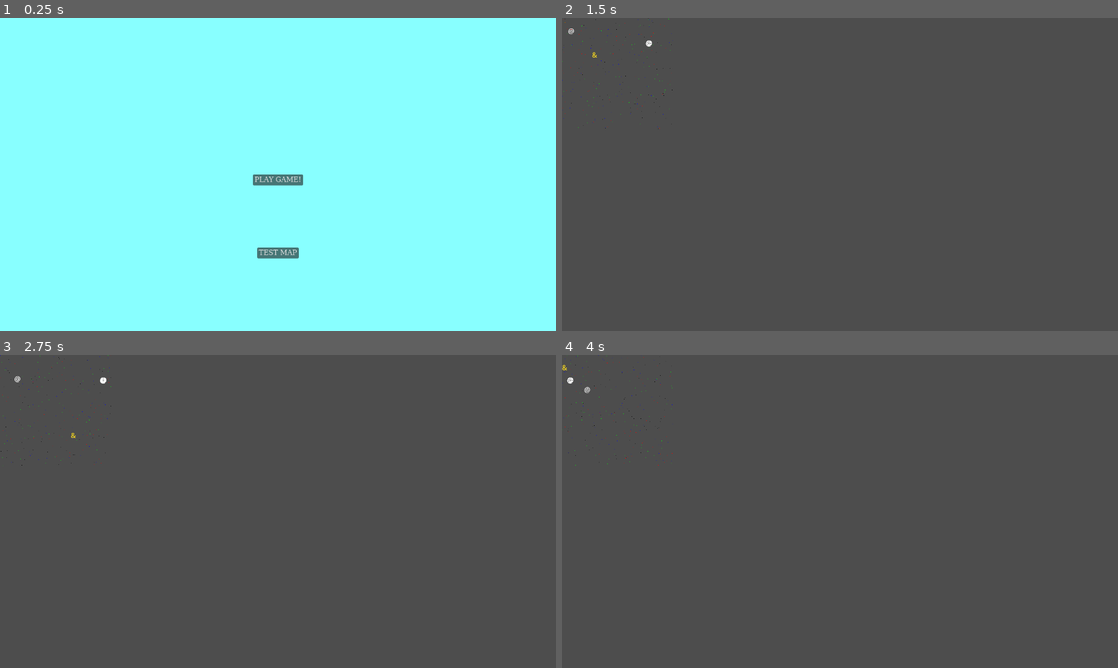
Above: before the commit, frames 1-4 (two rows, left to right).
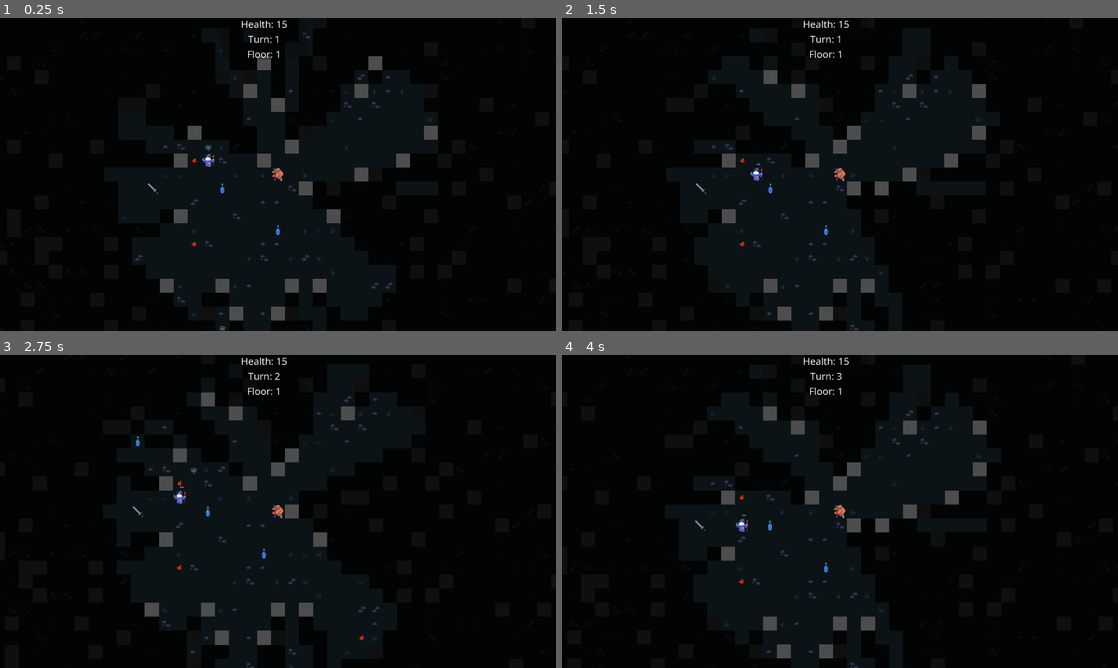
Above: after the commit, the same moments.

Repository: langel/ipsylial
Game: Godot game, scene res://scenes/game.tscn
The game is run twice, just before and just after one commit, with the same random seed, the same clock (stepped at 60 frames per second) and the same inputs. Before the commit the project starts from res://scenes/main.tscn.
Inputs (mouse positions are in pixels of both pictures, inside the frame that each line leads up to):
- Up to frame 1 (0.25 s): no input
- Up to frame 2 (1.5 s): click (840, 180) at 0.5 s, where only the run before the commit has a clickable "PLAY GAME!"; move the mouse to (962, 158) at 1.27 s; hold D (move_right) from 1.28 s (still down); tap Space (space) at 1.35 s
- Up to frame 3 (2.75 s): tap Enter at 2 s; move the mouse to (166, 527) at 2.02 s; release D (move_right) at 2.03 s; hold S (move_down) from 2.03 s (still down); tap Mouse wheel up (zoom_in) at 2.1 s
- Up to frame 4 (4 s): tap Space (space) at 2.75, 3.6 s; move the mouse to (895, 442) at 2.77 s; release S (move_down) at 2.78 s; hold D (move_right) 2.78-3.53 s; tap Mouse wheel down (zoom_out) at 2.85 s; move the mouse to (812, 574) at 3.52 s; hold W (move_up) from 3.53 s (still down)

The runs differ from the first frame. In frame 1, 100% of the frame differs, in the area x 0-100%, y 0-100%; in frame 2, 98%; in frame 3, 98%; in frame 4, 98%.

Commit message:
refactored tile type enum

Diff:
--- a/9_level_dungeon_gen.gd
+++ b/9_level_dungeon_gen.gd
@@ -3,9 +3,16 @@
 var dung: Dungeon
 var data = []
 
-
-var sine_test = 0.01
-var sine2 = 0
+var colors = [
+	Color.LIME_GREEN,
+	Color.HOT_PINK,
+	Color.BISQUE,
+	Color.DARK_GREEN,
+	Color.SADDLE_BROWN,
+	Color.SANDY_BROWN,
+	Color.BLACK,
+	Color.CORNFLOWER_BLUE,
+]
 
 # Called when the node enters the scene tree for the first time.
 func _ready() -> void:
@@ -20,11 +27,7 @@
 		var l_y = floor(l / 3) * dung.height * 2.4 + 30
 		for x in range(dung.width):
 			for y in range(dung.height):
-				draw_rect(Rect2(x*2+l_x,y*2+l_y,2,2), dung.colors[data[l][x][y]])
-	sine_test += 0.17
-	sine2 += 1
-	sine2 %= 100
-	$"debug".text = str(cos((sine2/100.0)*PI)*50).pad_decimals(3)
+				draw_rect(Rect2(x*2+l_x,y*2+l_y,2,2), colors[data[l][x][y]])
 
 
 # Called every frame. 'delta' is the elapsed time since the previous frame.
--- a/project.godot
+++ b/project.godot
@@ -11,7 +11,7 @@
 [application]
 
 config/name="ipsylial"
-run/main_scene="res://scenes/main.tscn"
+run/main_scene="res://scenes/game.tscn"
 config/features=PackedStringArray("4.3", "GL Compatibility")
 boot_splash/bg_color=Color(0.0705882, 0.054902, 0.0823529, 1)
 boot_splash/image="res://assets/loblast logo.png"
--- a/scenes/game.gd
+++ b/scenes/game.gd
@@ -339,7 +339,7 @@
 	for i in range(0, GameState.map.height):
 		for j in range(0, GameState.map.width):
 			var texture_coords = Vector2i(0,8)
-			if (GameState.map.tiles[j][i].type == Tile.TileType.FLOOR):
+			if (GameState.map.tiles[j][i].type == Tile.types.floor):
 				texture_coords = get_random_floor_tile()
 			ground_tile_map.set_cell(Vector2i(j, i), 1, texture_coords, 0)
 
@@ -515,4 +515,4 @@
 
 func is_tile_wall(pos: Vector2) -> bool:
 	""" Check if a given tile is a wall """
-	return GameState.map.tiles[pos.x][pos.y].type == Tile.TileType.WALL or GameState.map.tiles[pos.x][pos.y].type == Tile.TileType.AIR
+	return GameState.map.tiles[pos.x][pos.y].type == Tile.types.wall or GameState.map.tiles[pos.x][pos.y].type == Tile.types.water
--- a/scripts/dungeon.gd
+++ b/scripts/dungeon.gd
@@ -1,32 +1,12 @@
 class_name Dungeon
 extends Node
+
+var tile := Tile.types
 
 
 var levels = 9
 var width = 144
 var height = 96
-
-enum tile {
-	acid,
-	door,
-	floor,
-	forrest,
-	stair_down,
-	stair_up,
-	wall,
-	water,
-}
-
-var colors = [
-	Color.LIME_GREEN,
-	Color.HOT_PINK,
-	Color.BISQUE,
-	Color.DARK_GREEN,
-	Color.SADDLE_BROWN,
-	Color.SANDY_BROWN,
-	Color.BLACK,
-	Color.CORNFLOWER_BLUE,
-]
 
 
 const DEFAULT_RNG_POS = 0x13371ee7
@@ -65,7 +45,6 @@
 	var s = 0
 	var d
 	var r
-
 
 	# level 1 - outside - walls are trees and flowers
 	level_fill(data[0], tile.forrest)
@@ -274,7 +253,7 @@
 	level_carve_hallway(data[8], Vector2(115, 7), true, 1, 27, Vector2(3,3), Vector2(17,5))
 	level_carve_hallway(data[8], Vector2(10, 70), false, 5, 17, Vector2(3,7), Vector2(5, 5))
 
-func level_arc(data: Array, origin: Vector2, start: int, end: int, radius: int, width: int, tile_type: tile):
+func level_arc(data: Array, origin: Vector2, start: int, end: int, radius: int, width: int, tile_type: int):
 	var d = start if (start < end) else end
 	for i in width:
 		if (start > end):
@@ -284,7 +263,7 @@
 			for j in (end - start):
 				data_write(data, origin.x + sin(((start+j)/360.0)*TAU)*(radius+i), origin.y + cos(((start+j)/360.0)*TAU)*(radius+i), tile_type)
 
-func level_arc_fine(data: Array, origin: Vector2, start: int, end: int, radius: int, width: int, tile_type: tile):
+func level_arc_fine(data: Array, origin: Vector2, start: int, end: int, radius: int, width: int, tile_type: int):
 	var d = start if (start < end) else end
 	for i in width:
 		if (start > end):
@@ -295,7 +274,7 @@
 				data_write(data, origin.x + sin(((start+j)/1000.0)*TAU)*(radius+i), origin.y + cos(((start+j)/1000.0)*TAU)*(radius+i), tile_type)
 
 
-func level_fill(data: Array, type: tile):
+func level_fill(data: Array, type: int):
 	for x in width:
 		for y in height:
 			data[x][y] = type
@@ -305,7 +284,7 @@
 	for i in amount:
 		data[rect.position.x+(rng_next_int()%int(rect.size.x))][rect.position.y+(rng_next_int()%int(rect.size.y))] = type
 
-func level_fill_ovoid(data: Array, rect: Rect2, tile_type: tile):
+func level_fill_ovoid(data: Array, rect: Rect2, tile_type: int):
 	var mid = rect.size.x / 2
 	for y in rect.size.y:
 		var length = sin((y / rect.size.y)*PI)
@@ -329,7 +308,7 @@
 					data[x+rect.position.x+mid][y+rect.position.y] = tile.floor
 					data[(mid-x)+rect.position.x][y+rect.position.y] = tile.floor
 
-func level_fill_rounded(data: Array, rect: Rect2, tile_type: tile):
+func level_fill_rounded(data: Array, rect: Rect2, tile_type: int):
 	var mid = rect.size.x / 2
 	for a in 180:
 		var length = ceil((sin((a/180.0)*PI) * 0.5 + 0.5) * mid)
--- a/scripts/game_state.gd
+++ b/scripts/game_state.gd
@@ -7,6 +7,7 @@
 
 const DEFAULT_RNG_POS = 0x13371ee7
 const TILE_SIZE: int = 32
+const tile_types = Tile.types
 
 var disable_fog = false
 
@@ -149,7 +150,7 @@
 
 	if new_pos.x < 0 or new_pos.x >= map.width or new_pos.y < 0 or new_pos.y >= map.height:
 		return false
-	if map.tiles[new_pos.x][new_pos.y].type != Tile.TileType.FLOOR:
+	if map.tiles[new_pos.x][new_pos.y].type != tile_types.floor:
 		return false
 	if !player_can_move_here(new_pos):
 		return false
@@ -232,7 +233,7 @@
 			var tile_id = map.tiles[x][y].type
 
 			# Only add walkable tiles (FLOOR)
-			if tile_id == Tile.TileType.FLOOR:
+			if tile_id == tile_types.floor:
 				var id = get_astar_id(tile_pos)
 				astar.add_point(id, tile_pos)
 
--- a/scripts/map.gd
+++ b/scripts/map.gd
@@ -1,5 +1,7 @@
 class_name Map
 extends Node
+
+const tile_types = Tile.types
 
 var height: int = 0
 var width: int = 0
@@ -19,7 +21,7 @@
 		tiles.append([])
 	for i in range(0,height):
 		for j in range(0, width):
-			var type =  Tile.TileType.AIR if (GameState.rng_next_int()%12 == 0) else Tile.TileType.FLOOR
+			var type =  tile_types.wall if (GameState.rng_next_int()%12 == 0) else tile_types.floor
 			tiles[j].append(Tile.new(j,i,type))
 
 
--- a/scripts/tile.gd
+++ b/scripts/tile.gd
@@ -1,17 +1,27 @@
 class_name Tile
 extends Node
+
+enum types {
+	acid,
+	door,
+	floor,
+	forrest,
+	stair_down,
+	stair_up,
+	wall,
+	water,
+}
 
 var x: int = 0
 var y: int = 0
 var traversable: bool = true
-enum TileType { FLOOR, AIR, WALL }
-var type: TileType = TileType.FLOOR  # Default type
+var type: types = types.floor  # Default type
 
-func _init(x: int, y: int, type: TileType = TileType.FLOOR):
+func _init(x: int, y: int, type: types = types.floor):
 	self.x = x
 	self.y = y
 	self.type = type
-	if type == TileType.AIR or type == TileType.WALL:
+	if type != types.floor:
 		traversable = false
 
 # Called when the node enters the scene tree for the first time.
